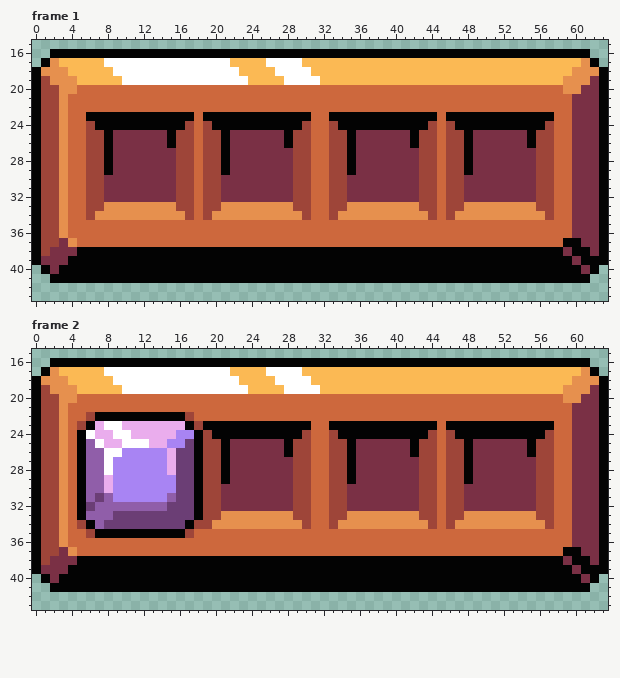
A pixel-art file gets an edit: graphics/hud_hp_bar.aseprite. That is the earlier state.
64x64 pixels, 5 frames. Shown: frame 1: x 0..63, y 15..43; frame 2: x 0..63, y 15..43. The commit also changed other frames, which this record leaves out.
The same view after the edit:
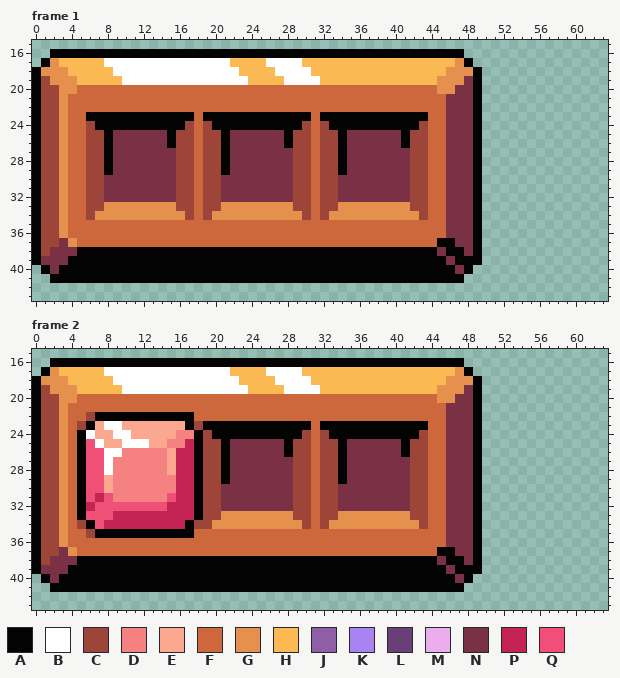
Palette (. is transparent): A #030303  B #ffffff  C #9e4539  D #f68181  E #fca790  F #cd683d  G #e6904e  H #fbb954  J #905ea9  K #a884f3  L #6b3e75  M #eaaded  N #7a3045  P #c32454  Q #f04f78
Diff:
--- frame 1
@@ x 30..63 @@
 15 ..................................
-16 AAAAAAAAAAAAAAAAAAAAAAAAAAAAAAAA..
-17 HHHHHHHHHHHHHHHHHHHHHHHHHHHHHHHGA.
-18 BHHHHHHHHHHHHHHHHHHHHHHHHHHHHHGGGA
-19 BBHHHHHHHHHHHHHHHHHHHHHHHHHHHGGGNA
-20 FFFFFFFFFFFFFFFFFFFFFFFFFFFFFGGNNA
-21 FFFFFFFFFFFFFFFFFFFFFFFFFFFFFFNNNA
-22 FFFFFFFFFFFFFFFFFFFFFFFFFFFFFFNNNA
-23 AFFAAAAAAAAAAAAFAAAAAAAAAAAAFFNNNA
-24 CFFCAAAAAAAAAACFCAAAAAAAAAACFFNNNA
-25 CFFCCANNNNNNACCFCCANNNNNNACCFFNNNA
-26 CFFCCANNNNNNACCFCCANNNNNNACCFFNNNA
-27 CFFCCANNNNNNNCCFCCANNNNNNNCCFFNNNA
-28 CFFCCANNNNNNNCCFCCANNNNNNNCCFFNNNA
-29 CFFCCANNNNNNNCCFCCANNNNNNNCCFFNNNA
-30 CFFCCNNNNNNNNCCFCCNNNNNNNNCCFFNNNA
-31 CFFCCNNNNNNNNCCFCCNNNNNNNNCCFFNNNA
-32 CFFCCNNNNNNNNCCFCCNNNNNNNNCCFFNNNA
-33 CFFCCGGGGGGGGCCFCCGGGGGGGGCCFFNNNA
-34 CFFCGGGGGGGGGGCFCGGGGGGGGGGCFFNNNA
-35 FFFFFFFFFFFFFFFFFFFFFFFFFFFFFFNNNA
-36 FFFFFFFFFFFFFFFFFFFFFFFFFFFFFFNNNA
-37 FFFFFFFFFFFFFFFFFFFFFFFFFFFFFAANNA
-38 AAAAAAAAAAAAAAAAAAAAAAAAAAAAANAANA
-39 AAAAAAAAAAAAAAAAAAAAAAAAAAAAAANAAA
-40 AAAAAAAAAAAAAAAAAAAAAAAAAAAAAAANA.
-41 AAAAAAAAAAAAAAAAAAAAAAAAAAAAAAAA..
+16 AAAAAAAAAAAAAAAAAA................
+17 HHHHHHHHHHHHHHHHHGA...............
+18 BHHHHHHHHHHHHHHHGGGA..............
+19 BBHHHHHHHHHHHHHGGGNA..............
+20 FFFFFFFFFFFFFFFGGNNA..............
+21 FFFFFFFFFFFFFFFFNNNA..............
+22 FFFFFFFFFFFFFFFFNNNA..............
+23 AFAAAAAAAAAAAAFFNNNA..............
+24 CFCAAAAAAAAAACFFNNNA..............
+25 CFCCANNNNNNACCFFNNNA..............
+26 CFCCANNNNNNACCFFNNNA..............
+27 CFCCANNNNNNNCCFFNNNA..............
+28 CFCCANNNNNNNCCFFNNNA..............
+29 CFCCANNNNNNNCCFFNNNA..............
+30 CFCCNNNNNNNNCCFFNNNA..............
+31 CFCCNNNNNNNNCCFFNNNA..............
+32 CFCCNNNNNNNNCCFFNNNA..............
+33 CFCCGGGGGGGGCCFFNNNA..............
+34 CFCGGGGGGGGGGCFFNNNA..............
+35 FFFFFFFFFFFFFFFFNNNA..............
+36 FFFFFFFFFFFFFFFFNNNA..............
+37 FFFFFFFFFFFFFFFAANNA..............
+38 AAAAAAAAAAAAAAANAANA..............
+39 AAAAAAAAAAAAAAAANAAA..............
+40 AAAAAAAAAAAAAAAAANA...............
+41 AAAAAAAAAAAAAAAAAA................
 42 ..................................
--- frame 2
@@ x 0..63 @@
 15 ................................................................
-16 ..AAAAAAAAAAAAAAAAAAAAAAAAAAAAAAAAAAAAAAAAAAAAAAAAAAAAAAAAAAAA..
-17 .AGHHHHHBBBBBBBBBBBBBBHHHHBBBBHHHHHHHHHHHHHHHHHHHHHHHHHHHHHHHGA.
-18 AGGGHHHHHBBBBBBBBBBBBBBHHHHBBBBHHHHHHHHHHHHHHHHHHHHHHHHHHHHHGGGA
-19 ACGGGHHHHHBBBBBBBBBBBBBBHHHHBBBBHHHHHHHHHHHHHHHHHHHHHHHHHHHGGGNA
-20 ACCGGFFFFFFFFFFFFFFFFFFFFFFFFFFFFFFFFFFFFFFFFFFFFFFFFFFFFFFGGNNA
-21 ACCGFFFFFFFFFFFFFFFFFFFFFFFFFFFFFFFFFFFFFFFFFFFFFFFFFFFFFFFFNNNA
-22 ACCGFFCAAAAAAAAAACFFFFFFFFFFFFFFFFFFFFFFFFFFFFFFFFFFFFFFFFFFNNNA
-23 ACCGFCAMBBMMMMMMMACAAAAAAAAAAAAFFAAAAAAAAAAAAFAAAAAAAAAAAAFFNNNA
-24 ACCGFABMMBBMMMMMKKACAAAAAAAAAACFFCAAAAAAAAAACFCAAAAAAAAAACFFNNNA
-25 ACCGFAJBMMBBBMMKKLACCANNNNNNACCFFCCANNNNNNACCFCCANNNNNNACCFFNNNA
-26 ACCGFAJJBBKKKKKMLLACCANNNNNNACCFFCCANNNNNNACCFCCANNNNNNACCFFNNNA
-27 ACCGFAJJBKKKKKKMLLACCANNNNNNNCCFFCCANNNNNNNCCFCCANNNNNNNCCFFNNNA
-28 ACCGFAJJBKKKKKKMLLACCANNNNNNNCCFFCCANNNNNNNCCFCCANNNNNNNCCFFNNNA
-29 ACCGFAJJMKKKKKKKLLACCANNNNNNNCCFFCCANNNNNNNCCFCCANNNNNNNCCFFNNNA
-30 ACCGFAJJMKKKKKKKLLACCNNNNNNNNCCFFCCNNNNNNNNCCFCCNNNNNNNNCCFFNNNA
-31 ACCGFAJLJKKKKKKJLLACCNNNNNNNNCCFFCCNNNNNNNNCCFCCNNNNNNNNCCFFNNNA
-32 ACCGFALJJJJJJJJLLLACCNNNNNNNNCCFFCCNNNNNNNNCCFCCNNNNNNNNCCFFNNNA
-33 ACCGFAJJJLLLLLLLLLACCGGGGGGGGCCFFCCGGGGGGGGCCFCCGGGGGGGGCCFFNNNA
-34 ACCGFCAJLLLLLLLLLACCGGGGGGGGGGCFFCGGGGGGGGGGCFCGGGGGGGGGGCFFNNNA
-35 ACCGFFCAAAAAAAAAACFFFFFFFFFFFFFFFFFFFFFFFFFFFFFFFFFFFFFFFFFFNNNA
-36 ACCGFFFFFFFFFFFFFFFFFFFFFFFFFFFFFFFFFFFFFFFFFFFFFFFFFFFFFFFFNNNA
-37 ACCNGFFFFFFFFFFFFFFFFFFFFFFFFFFFFFFFFFFFFFFFFFFFFFFFFFFFFFFAANNA
-38 ACNNNAAAAAAAAAAAAAAAAAAAAAAAAAAAAAAAAAAAAAAAAAAAAAAAAAAAAAANAANA
-39 ANNNAAAAAAAAAAAAAAAAAAAAAAAAAAAAAAAAAAAAAAAAAAAAAAAAAAAAAAAANAAA
-40 .ANAAAAAAAAAAAAAAAAAAAAAAAAAAAAAAAAAAAAAAAAAAAAAAAAAAAAAAAAAANA.
-41 ..AAAAAAAAAAAAAAAAAAAAAAAAAAAAAAAAAAAAAAAAAAAAAAAAAAAAAAAAAAAA..
+16 ..AAAAAAAAAAAAAAAAAAAAAAAAAAAAAAAAAAAAAAAAAAAAAA................
+17 .AGHHHHHBBBBBBBBBBBBBBHHHHBBBBHHHHHHHHHHHHHHHHHGA...............
+18 AGGGHHHHHBBBBBBBBBBBBBBHHHHBBBBHHHHHHHHHHHHHHHGGGA..............
+19 ACGGGHHHHHBBBBBBBBBBBBBBHHHHBBBBHHHHHHHHHHHHHGGGNA..............
+20 ACCGGFFFFFFFFFFFFFFFFFFFFFFFFFFFFFFFFFFFFFFFFGGNNA..............
+21 ACCGFFFFFFFFFFFFFFFFFFFFFFFFFFFFFFFFFFFFFFFFFFNNNA..............
+22 ACCGFFCAAAAAAAAAAAFFFFFFFFFFFFFFFFFFFFFFFFFFFFNNNA..............
+23 ACCGFCAEBBEEEEEEEACAAAAAAAAAAAAFAAAAAAAAAAAAFFNNNA..............
+24 ACCGFABEEBBEEEEEDDACAAAAAAAAAACFCAAAAAAAAAACFFNNNA..............
+25 ACCGFAQBEEBBBEEDDPACCANNNNNNACCFCCANNNNNNACCFFNNNA..............
+26 ACCGFAQQBBDDDDDEPPACCANNNNNNACCFCCANNNNNNACCFFNNNA..............
+27 ACCGFAQQBDDDDDDEPPACCANNNNNNNCCFCCANNNNNNNCCFFNNNA..............
+28 ACCGFAQQBDDDDDDEPPACCANNNNNNNCCFCCANNNNNNNCCFFNNNA..............
+29 ACCGFAQQEDDDDDDDPPACCANNNNNNNCCFCCANNNNNNNCCFFNNNA..............
+30 ACCGFAQQEDDDDDDDPPACCNNNNNNNNCCFCCNNNNNNNNCCFFNNNA..............
+31 ACCGFAQPQDDDDDDQPPACCNNNNNNNNCCFCCNNNNNNNNCCFFNNNA..............
+32 ACCGFAPQQQQQQQQPPPACCNNNNNNNNCCFCCNNNNNNNNCCFFNNNA..............
+33 ACCGFAQQQPPPPPPPPPACCGGGGGGGGCCFCCGGGGGGGGCCFFNNNA..............
+34 ACCGFCAQPPPPPPPPPACCGGGGGGGGGGCFCGGGGGGGGGGCFFNNNA..............
+35 ACCGFFCAAAAAAAAAAAFFFFFFFFFFFFFFFFFFFFFFFFFFFFNNNA..............
+36 ACCGFFFFFFFFFFFFFFFFFFFFFFFFFFFFFFFFFFFFFFFFFFNNNA..............
+37 ACCNGFFFFFFFFFFFFFFFFFFFFFFFFFFFFFFFFFFFFFFFFAANNA..............
+38 ACNNNAAAAAAAAAAAAAAAAAAAAAAAAAAAAAAAAAAAAAAAANAANA..............
+39 ANNNAAAAAAAAAAAAAAAAAAAAAAAAAAAAAAAAAAAAAAAAAANAAA..............
+40 .ANAAAAAAAAAAAAAAAAAAAAAAAAAAAAAAAAAAAAAAAAAAAANA...............
+41 ..AAAAAAAAAAAAAAAAAAAAAAAAAAAAAAAAAAAAAAAAAAAAAA................
 42 ................................................................
Changed places in both pictures, as pixel boxes (x1, y1, x2, y2):
changed: (401, 49, 608, 283)
changed: (320, 112, 356, 220)
changed: (401, 358, 608, 592)
changed: (86, 412, 194, 538)
changed: (320, 421, 356, 529)
